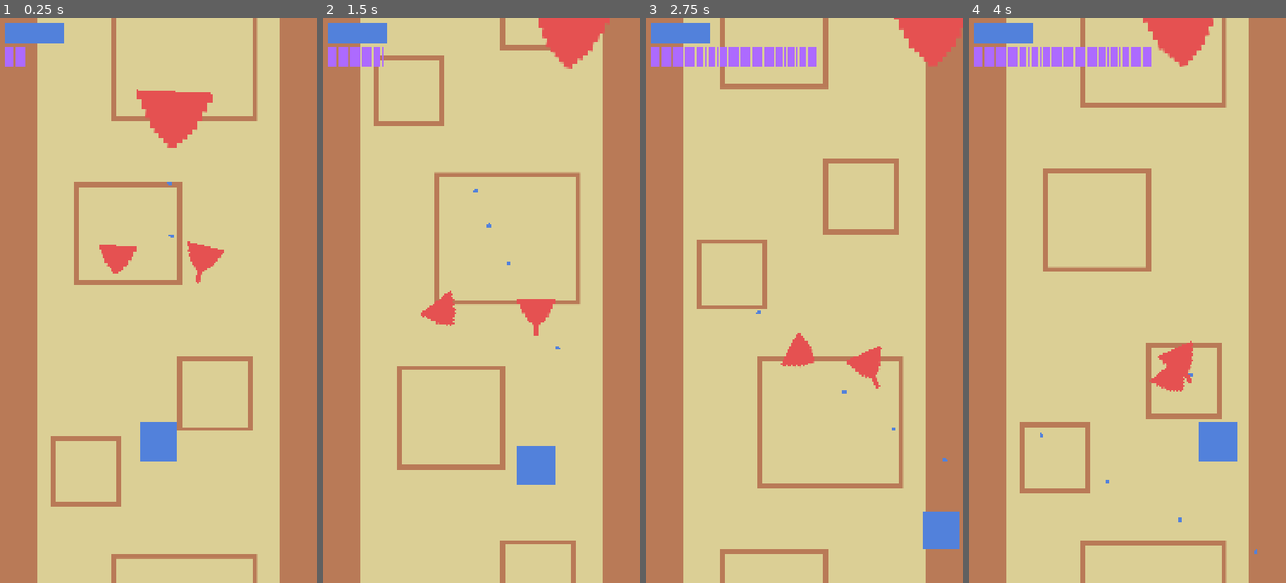
Above: before the commit, frames 1-4 (left to right).
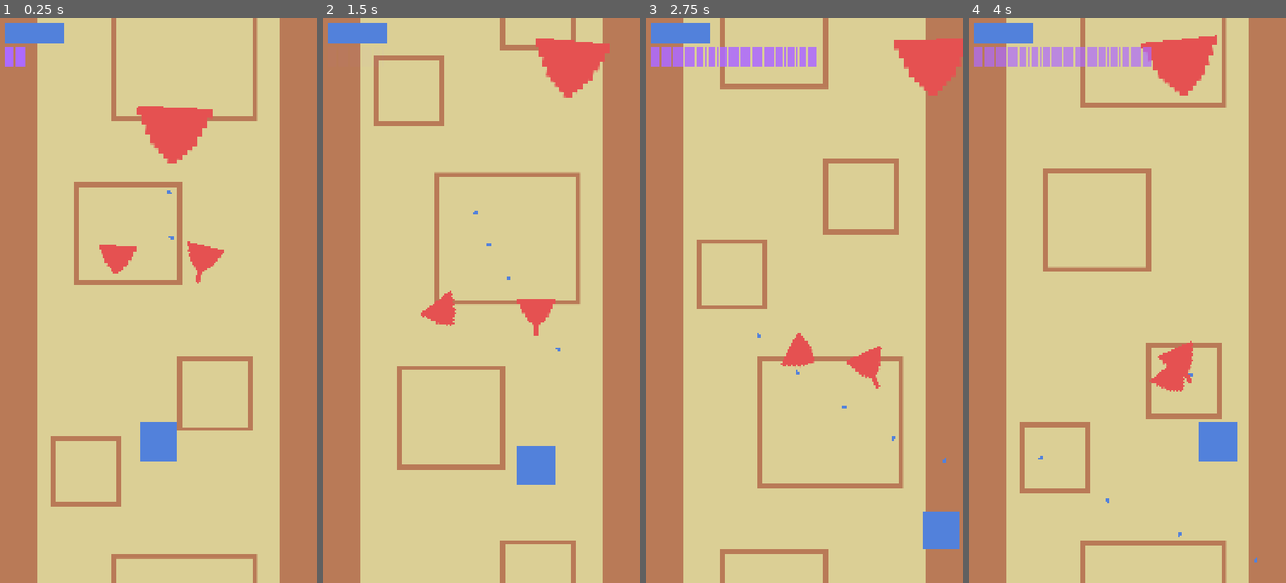
Above: after the commit, the same moments.

Repository: cormacoshaughnessey-maker/PanthersArcade
Game: Godot game, scene res://Scenes/game.tscn
Two runs of this game, one before a commit and one after it. Both use one fixed random seed, a clock stepped at 60 frames per second and the inputs below.
Inputs:
- Up to frame 1 (0.25 s): no input
- Up to frame 2 (1.5 s): hold Right (right) 0.53-1.28 s; hold Space (rewind) 0.53-1.28 s; hold Down (down) from 1.28 s (still down); tap Space (rewind) at 1.35 s
- Up to frame 3 (2.75 s): release Down (down) at 2.03 s; hold Right (right) from 2.03 s (still down); hold Space (rewind) from 2.03 s (still down)
- Up to frame 4 (4 s): release Right (right) at 2.78 s; release Space (rewind) at 2.78 s; hold Up (up) 2.78-3.53 s; tap Space (rewind) at 2.85 s; hold Left (left) from 3.53 s (still down); hold Space (rewind) from 3.53 s (still down)

The runs differ from the first frame. In frame 1, 1.3% of the frame differs, in the area x 43-68%, y 12-40%; in frame 2, 2.5%; in frame 3, 1.8%; in frame 4, 3.4%, in the area x 1-91%, y 0-97%.

Commit message:
Visual Rewind Cooldown
Gave a visual indicator to the rewind's cooldown by making the rewind bar's transparency based off of its time remaining.

Diff:
--- a/panthers-arcade-game/Scenes/mini_boss.tscn
+++ b/panthers-arcade-game/Scenes/mini_boss.tscn
@@ -11,6 +11,8 @@
 collision_layer = 4
 collision_mask = 6
 script = ExtResource("1_boss")
+screen_top_offset = 200.0
+attack_pattern_cooldown = 4.0
 projectile_scene = ExtResource("3_projectile")
 
 [node name="Sprite2D" type="Sprite2D" parent="." unique_id=2100710076]
--- a/panthers-arcade-game/Scenes/rewind_ui.tscn
+++ b/panthers-arcade-game/Scenes/rewind_ui.tscn
@@ -3,6 +3,7 @@
 [ext_resource type="Script" uid="uid://ps7vgdponywd" path="res://Scripts/rewind_ui.gd" id="1_jlbts"]
 
 [node name="RewindUI" type="Control" unique_id=143631567]
+modulate = Color(1, 1, 1, 0.19607843)
 layout_mode = 3
 anchors_preset = 15
 anchor_right = 1.0
--- a/panthers-arcade-game/Scripts/game.gd
+++ b/panthers-arcade-game/Scripts/game.gd
@@ -1,8 +1,10 @@
 extends Node2D
 
-@onready var health_ui = $UI/HealthUI
-@onready var rewind_ui = $UI/RewindUI
-@onready var player = $Player
+@onready var health_ui := $UI/HealthUI
+@onready var rewind_ui := $UI/RewindUI
+@onready var player := $Player
+@onready var rewind_cooldown_timer := $Player/RewindCooldownTimer
+var rewind_cooldown_percentage := 1.0
 
  # INFO: Variable for the lives the player has remaining, with an accompanying set function which updates the UI
 var lives = 3:
@@ -16,4 +18,5 @@
 
 func _physics_process(delta: float) -> void:
 	rewind_ui.fill_rewind_bar(player.rewind_data_length()/2)
-	pass
+	rewind_cooldown_percentage = (1 - rewind_cooldown_timer.time_left/rewind_cooldown_timer.wait_time)
+	rewind_ui.modulate = Color(1.0, 1.0, 1.0, rewind_cooldown_percentage)
Not shown: 1 places in panthers-arcade-game/Scenes/background.tscn that only renumber resources
